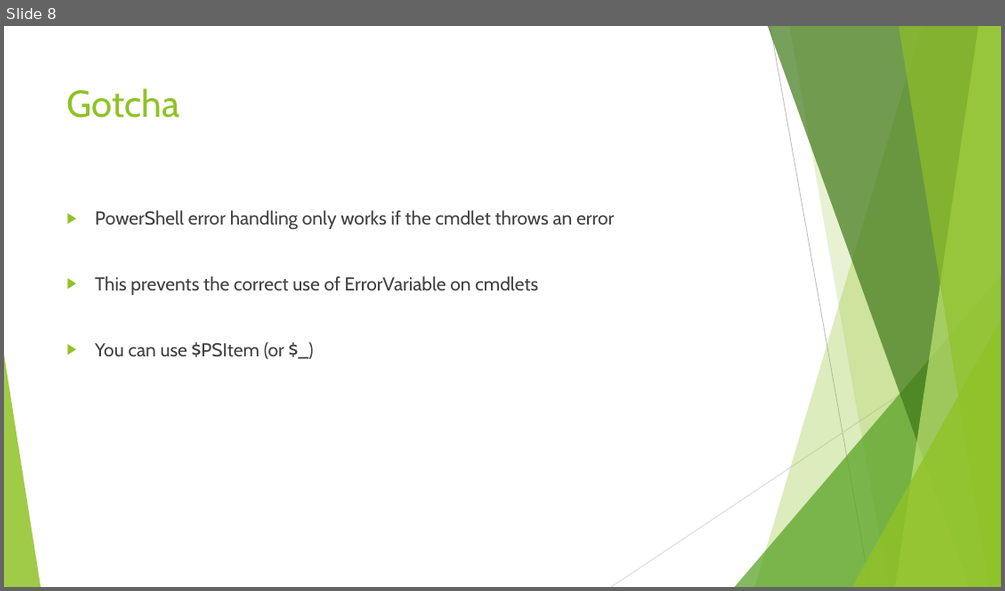
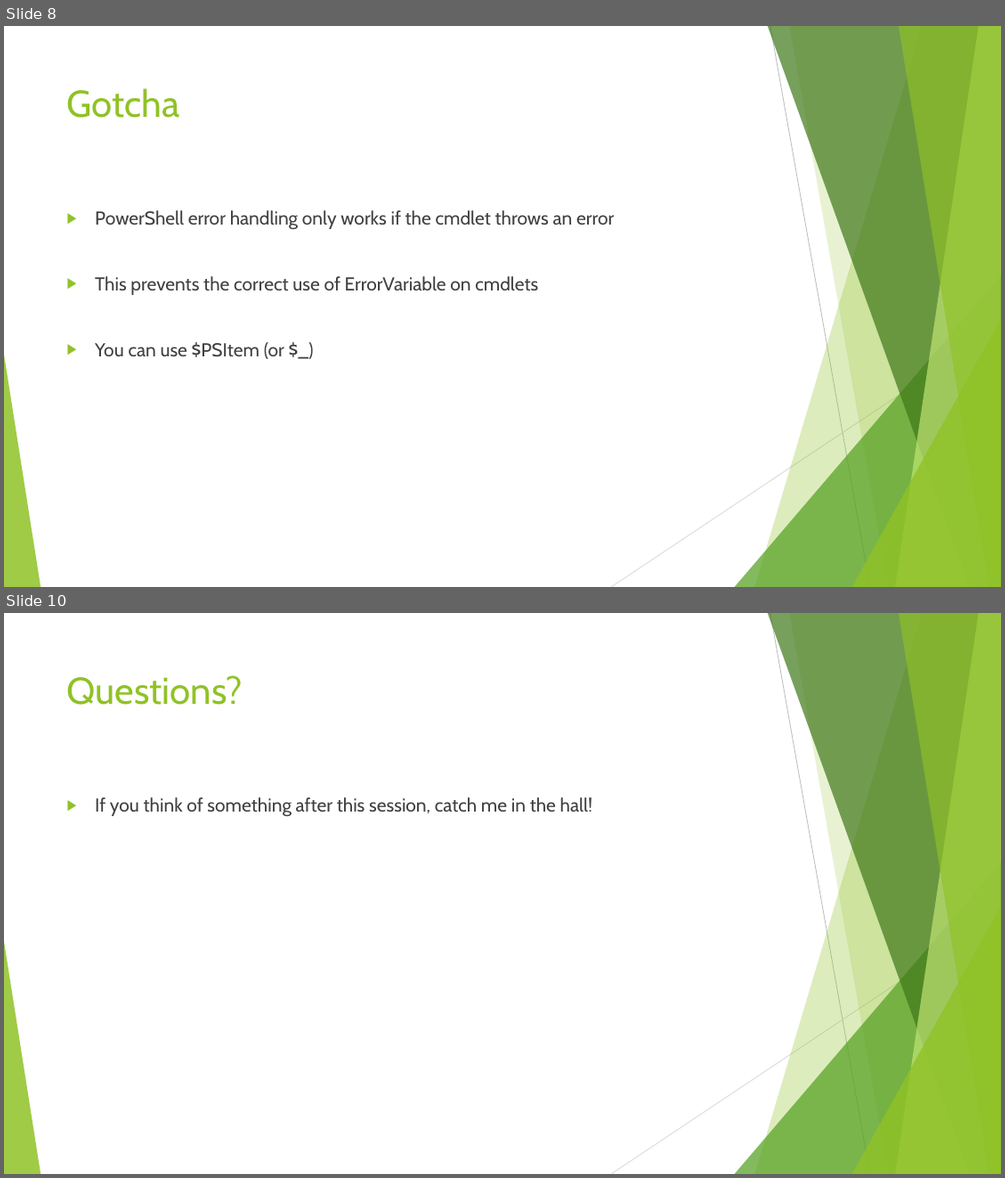
Before and after one commit to ergo3114/Error-Handling, a slide deck: ErrorHandling.pptx. Shown one above the other, each under a label of ours: slide 8 before the commit, slides 8 and 10 after it; the slides between them are not shown. The pictures are 1005x591 and 1005x1178 pixels, drawn with LibreOffice and Linux fonts; fonts in the diff are those of the drawing. Boxes give left, top, right and bottom in pixels: in the first picture for what was removed or moved away, otherwise in the second. Text is boxed around its words. In the diff, an @@ line names an element or a change of style, - is before the commit and + after.

```diff
--- a/ErrorHandling.pptx
+++ b/ErrorHandling.pptx
@@ slide 10 added at (x1=4, y1=613, x2=1001, y2=1174), background #FFFFFF; not listed: 10 template elements that a slide beside it also shows @@
@@ title added at (x1=67, y1=675, x2=243, y2=705), 36 pt, text #90C226 @@
+Questions?
@@ text added at (x1=95, y1=797, x2=592, y2=816), 18 pt, text #404040 @@
+▶ If you think of something after this session, catch me in the hall!
```
Also in this commit, not shown: 2 slides changed, 1 slide removed, 1 other file.
